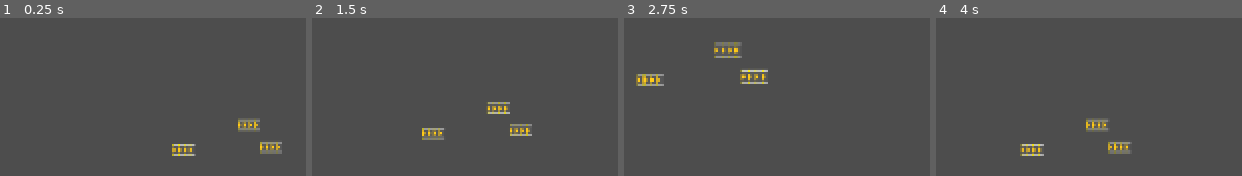
Above: before the commit, frames 1-4 (left to right).
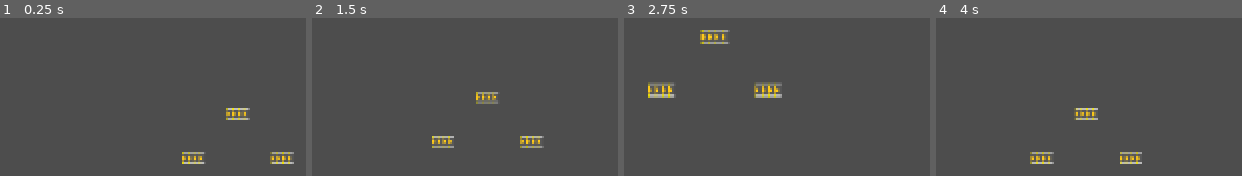
Above: after the commit, the same moments.

Repository: CPZhang9487/PixelFactory2D
Game: Godot game, scene res://main.tscn
Two runs of this game, one before a commit and one after it. Both use one fixed random seed, a clock stepped at 60 frames per second and the inputs below.
Inputs (mouse positions are in pixels of both pictures, inside the frame that each line leads up to):
- Up to frame 1 (0.25 s): no input
- Up to frame 2 (1.5 s): tap Enter at 0.5 s; hold Right (ui_right) 0.53-1.28 s; click (559, 125) at 0.6 s; move the mouse to (437, 150) at 1.27 s; hold Down (ui_down) from 1.28 s (still down); right-click (437, 150) at 1.35 s
- Up to frame 3 (2.75 s): move the mouse to (832, 87) at 2.02 s; release Down (ui_down) at 2.03 s; hold Right (ui_right) from 2.03 s (still down); tap Mouse wheel up (zoom_in) at 2.1 s
- Up to frame 4 (4 s): move the mouse to (outside the picture) at 2.77 s; release Right (ui_right) at 2.78 s; hold Up (ui_up) 2.78-3.53 s; tap Mouse wheel down (zoom_out) at 2.85 s; move the mouse to (outside the picture) at 3.52 s; hold Left (ui_left) from 3.53 s (still down); hold Ctrl from 3.53 s (still down)

The runs differ from the first frame. In frame 1, 2.3% of the frame differs, in the area x 56-97%, y 56-93%; in frame 2, 2.2%; in frame 3, 3.0%, in the area x 3-52%, y 7-51%; in frame 4, 2.3%.

Commit message:
modified:   block_like/block_like_2D.gd 	modified:   block_like/block_like_2d_manager.gd 	modified:   block_like/block_like_2d_manager.tscn 	modified:   block_like/production_line_2d/production_line.gd 	modified:   main.tscn 	renamed:    Camera2D.gd -> main_camera.gd

Diff:
--- a/block_like/block_like_2D.gd
+++ b/block_like/block_like_2D.gd
@@ -1,13 +1,11 @@
-"
-任何一個
-"
 class_name BlockLike2D
 extends Node2D
 
+
 const BLOCK_SIZE = 16
 
+
 var block_area: Area2D
-
 var is_able_to_be_placed := true:
 	set(value):
 		is_able_to_be_placed = value
@@ -43,6 +41,7 @@
 var picked_up_global_mouse_pos: Vector2
 var previous_position: Vector2
 
+
 func _ready():
 	# block_area
 	var rect = RectangleShape2D.new()
@@ -62,10 +61,12 @@
 	previous_position = position
 
 
+@warning_ignore("unused_parameter")
 func _on_block_area_area_entered(area: Area2D):
 	is_able_to_be_placed = false
 
 
+@warning_ignore("unused_parameter")
 func _on_block_area_area_exited(area: Area2D):
 	is_able_to_be_placed = true
 
--- a/block_like/block_like_2d_manager.gd
+++ b/block_like/block_like_2d_manager.gd
@@ -1,12 +1,29 @@
 class_name BlockLike2DManager
 extends Node2D
 ## 用於管理子節點中的BlockLike2D物件。
+"
+export:
+	- block_size (Vector2):
+		BlockLike2D物件的基礎大小，預設為Vector2(16, 16)。
+	- block_selected_flash_speed (float):
+		BlockLike2D物件被選擇時的閃爍速度，預設為1.0。
+
+public function:
+	- add(block_like_2d: BlockLike2D) -> void:
+		將BlockLike2D物件加到子節點中。
+	- locate(block_like_2d: BlockLike2D) -> void:
+		定位BlockLike2D物件到正確的地方。
+		常駐在_physics_process(delta)中呼叫。
+	- remove(block_like_2d: BlockLike2D) -> void:
+		移除子節點中的BlockLike2D物件。
+	- update_modulate(block_like_2d: BlockLike2D) -> void:
+		更新BlockLike2D物件的modulate。
+		常駐在_physics_process(delta)中呼叫。
+"
 
 
-## BlockLike2D物件的基礎大小。
+@export var block_selected_flash_speed := 1.0
 @export var block_size := Vector2(16, 16)
-## BlockLike2D物件被選擇時的閃爍速度
-@export var modulate_alpha_update_speed := 1.0
 
 
 func _physics_process(delta: float):
@@ -26,22 +43,24 @@
 		update_modulate(block_like_2d)
 
 
-## 將BlockLike2D物件加到子節點中。
-func add(block_like_2d: BlockLike2D):
+func add(block_like_2d: BlockLike2D) -> void:
 	add_child(block_like_2d)
 
 
-## 定位BlockLike2D物件到正確的地方，常駐在_physics_process(delta)中呼叫。
-func locate(block_like_2d: BlockLike2D):
+func locate(block_like_2d: BlockLike2D) -> void:
 	var _position = block_like_2d.position
 	var _block_size = block_like_2d.scale * block_size
-	_position.x = int((_position.x + sign(_position.x) * _block_size.x / 2) / _block_size.x) * _block_size.x
-	_position.y = int((_position.y + sign(_position.y) * _block_size.y / 2) / _block_size.y) * _block_size.y
+	_position -= _block_size / 2
+	_position.x = _block_size.x / 2 + int((_position.x + sign(_position.x) * _block_size.x / 2) / _block_size.x) * _block_size.x
+	_position.y = _block_size.y / 2 + int((_position.y + sign(_position.y) * _block_size.y / 2) / _block_size.y) * _block_size.y
 	block_like_2d.position = _position
 
 
-## 更新BlockLike2D物件的modulate，常駐在_physics_process(delta)中呼叫。
-func update_modulate(block_like_2d: BlockLike2D):
+func remove(block_like_2d: BlockLike2D) -> void:
+	remove_child(block_like_2d)
+
+
+func update_modulate(block_like_2d: BlockLike2D) -> void:
 	var _is_able_to_be_placed = block_like_2d.is_able_to_be_placed
 	var _is_picked_up = block_like_2d.is_picked_up
 	var _is_selected = block_like_2d.is_selected
@@ -56,7 +75,7 @@
 	if not _is_selected:
 		return
 
-	_modulate.a = abs(int(Time.get_ticks_msec() * 20 * modulate_alpha_update_speed / 1000) % 20 - 10) / 10.0
+	_modulate.a = abs(int(Time.get_ticks_msec() * 20 * block_selected_flash_speed / 1000) % 20 - 10) / 10.0
 	block_like_2d.modulate = _modulate
 
 	if not _is_picked_up:
@@ -71,8 +90,3 @@
 		_modulate.g = 0.0
 		_modulate.b = 0.0
 	block_like_2d.modulate = _modulate
-
-
-## 移除子節點中的BlockLike2D物件。
-func remove(block_like_2d: BlockLike2D):
-	remove_child(block_like_2d)
--- a/block_like/block_like_2d_manager.tscn
+++ b/block_like/block_like_2d_manager.tscn
@@ -1,19 +1,6 @@
-[gd_scene load_steps=3 format=3 uid="uid://dvfl3q1pi8r7g"]
+[gd_scene load_steps=2 format=3 uid="uid://dvfl3q1pi8r7g"]
 
 [ext_resource type="Script" path="res://block_like/block_like_2d_manager.gd" id="1_74m7q"]
-[ext_resource type="PackedScene" uid="uid://ce2ll6t0o6kac" path="res://block_like/production_line_2d/production_line.tscn" id="2_3fsyj"]
 
 [node name="BlockLike2DManager" type="Node2D"]
 script = ExtResource("1_74m7q")
-
-[node name="ProductionLine" parent="." instance=ExtResource("2_3fsyj")]
-position = Vector2(226, 159)
-scale = Vector2(8, 8)
-
-[node name="ProductionLine2" parent="." instance=ExtResource("2_3fsyj")]
-position = Vector2(400, 163)
-scale = Vector2(8, 8)
-
-[node name="ProductionLine3" parent="." instance=ExtResource("2_3fsyj")]
-position = Vector2(564, 171)
-scale = Vector2(8, 8)
--- a/block_like/production_line_2d/production_line.gd
+++ b/block_like/production_line_2d/production_line.gd
@@ -4,6 +4,7 @@
 
 @onready var image: Sprite2D = $Image
 
+@warning_ignore("unused_parameter")
 func _process(delta):
 	_animate()
 
--- a/main.tscn
+++ b/main.tscn
@@ -1,17 +1,20 @@
-[gd_scene load_steps=3 format=3 uid="uid://b0urqwxpinjmo"]
+[gd_scene load_steps=4 format=3 uid="uid://b0urqwxpinjmo"]
 
-[ext_resource type="Script" path="res://Camera2D.gd" id="1_6fceo"]
+[ext_resource type="Script" path="res://main_camera.gd" id="1_6fceo"]
+[ext_resource type="PackedScene" uid="uid://dvfl3q1pi8r7g" path="res://block_like/block_like_2d_manager.tscn" id="2_d3nqk"]
 [ext_resource type="PackedScene" uid="uid://ce2ll6t0o6kac" path="res://block_like/production_line_2d/production_line.tscn" id="2_frdb5"]
 
 [node name="Main" type="Node2D"]
 
-[node name="Camera2D" type="Camera2D" parent="."]
+[node name="MainCamera" type="Camera2D" parent="."]
 script = ExtResource("1_6fceo")
 
-[node name="ProductionLine" parent="." instance=ExtResource("2_frdb5")]
+[node name="BlockLike2DManager" parent="." instance=ExtResource("2_d3nqk")]
 
-[node name="ProductionLine2" parent="." instance=ExtResource("2_frdb5")]
+[node name="ProductionLine4" parent="BlockLike2DManager" instance=ExtResource("2_frdb5")]
+
+[node name="ProductionLine5" parent="BlockLike2DManager" instance=ExtResource("2_frdb5")]
 position = Vector2(-47, 18)
 
-[node name="ProductionLine3" parent="." instance=ExtResource("2_frdb5")]
+[node name="ProductionLine6" parent="BlockLike2DManager" instance=ExtResource("2_frdb5")]
 position = Vector2(16, 16)
Renamed: Camera2D.gd -> main_camera.gd
